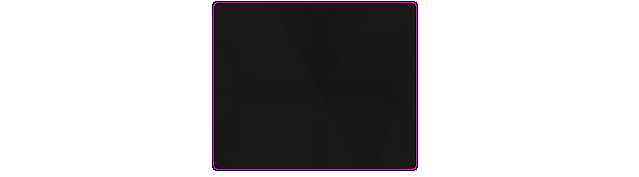
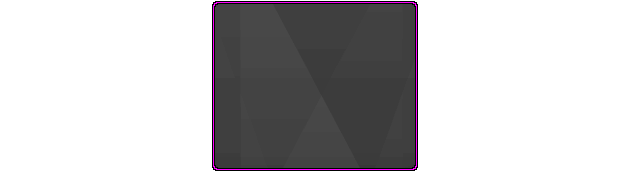
The second 639px x 177px image is a revision of the first. Changes to its layers:
renamed "graphite_pattern_K.png" to "graphite_pattern.png copy", painted on it over [left=215, top=4, right=415, bottom=168]
removed layer "graphite_pattern.png" (was 67%) over [left=215, top=4, right=415, bottom=168]